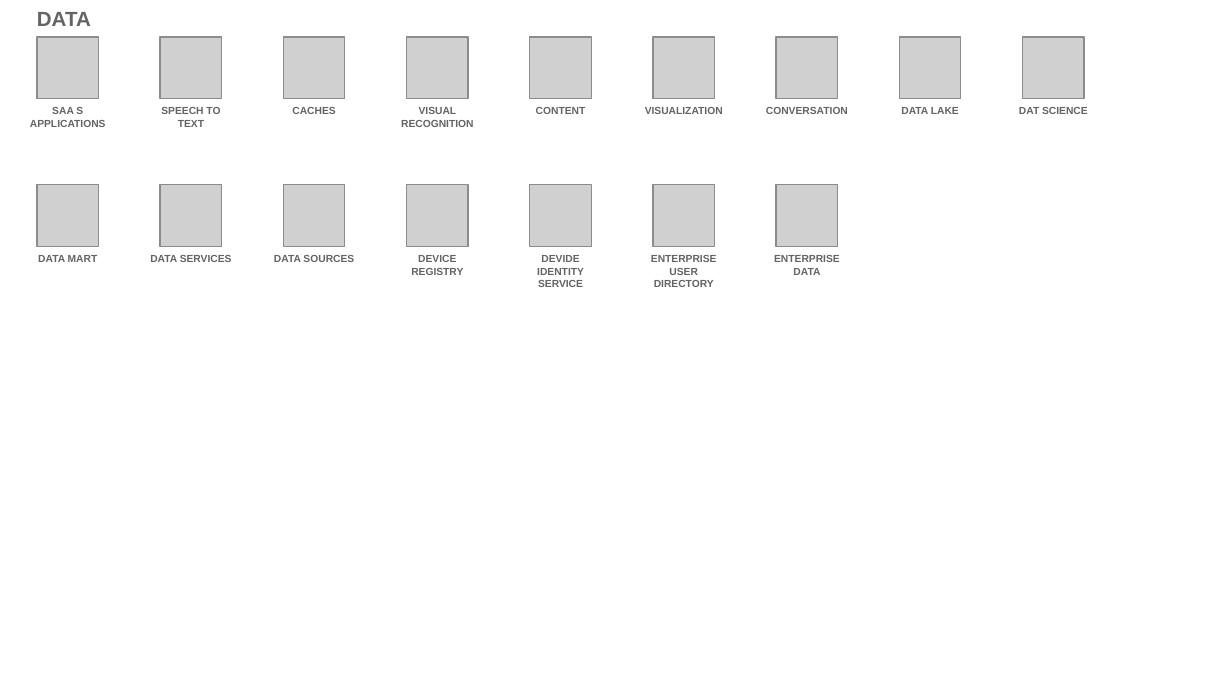
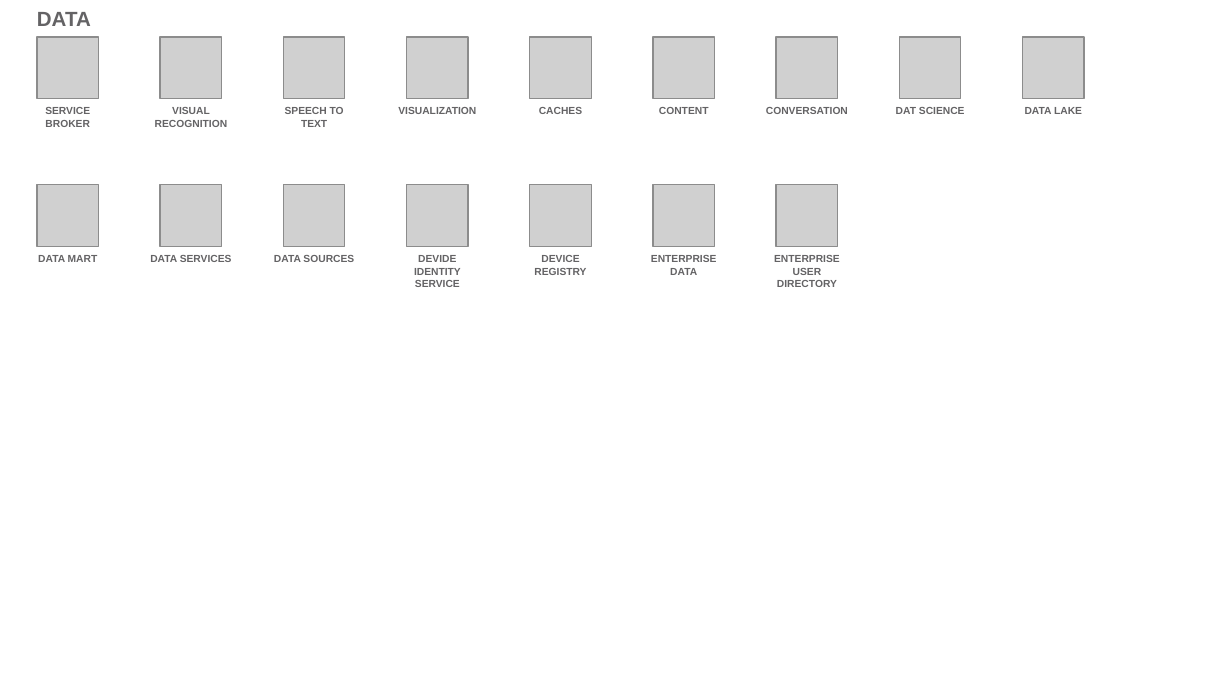
Before and after one commit to l2fprod/myarchitecture, a slide deck: slide 15 of mycatalog-architecture-diagram-template.pptx. Drawn at 1232x693 pixels with LibreOffice and Linux fonts; fonts in the diff are those of the drawing; grey boxes stand for pictures. Boxes give left, top, right and bottom in pixels: in the first picture for what was removed or moved away, otherwise in the second. Text is boxed around its words. In the diff, an @@ line names an element or a change of style, - is before the commit and + after.

```diff
--- a/mycatalog-architecture-diagram-template.pptx
+++ b/mycatalog-architecture-diagram-template.pptx
@@ text at (45, 107, 90, 127): text changed @@
-SAA S APPLICATIONS
+SERVICE BROKER
@@ text added at (155, 107, 227, 127), 6 pt, text #646365, bold @@
+VISUAL RECOGNITION
@@ text at (398, 107, 476, 114): text changed @@
-VISUAL RECOGNITION
+VISUALIZATION
@@ text "CACHES": place and size @@
-text "CACHES" at (292, 107, 335, 114)
+text "CACHES" at (539, 107, 582, 114)
@@ text removed at (645, 107, 723, 114) @@
-VISUALIZATION
@@ text "DAT SCIENCE": place and size @@
-text "DAT SCIENCE" at (1019, 107, 1088, 114)
+text "DAT SCIENCE" at (896, 107, 965, 114)
@@ text "DEVIDE IDENTITY SERVICE": place and size @@
-text "DEVIDE IDENTITY SERVICE" at (537, 255, 584, 287)
+text "DEVIDE IDENTITY SERVICE" at (414, 255, 461, 287)
@@ 4 texts: place and size @@
-4 texts at (161, 107, 959, 275)
+4 texts at (285, 107, 1082, 275)
@@ text at (651, 255, 717, 275): text changed @@
-ENTERPRISE USER DIRECTORY
+ENTERPRISE DATA
@@ text at (774, 255, 840, 287): text changed @@
-ENTERPRISE DATA
+ENTERPRISE USER DIRECTORY
```
Also in this commit, not shown: 17 other slides changed.
